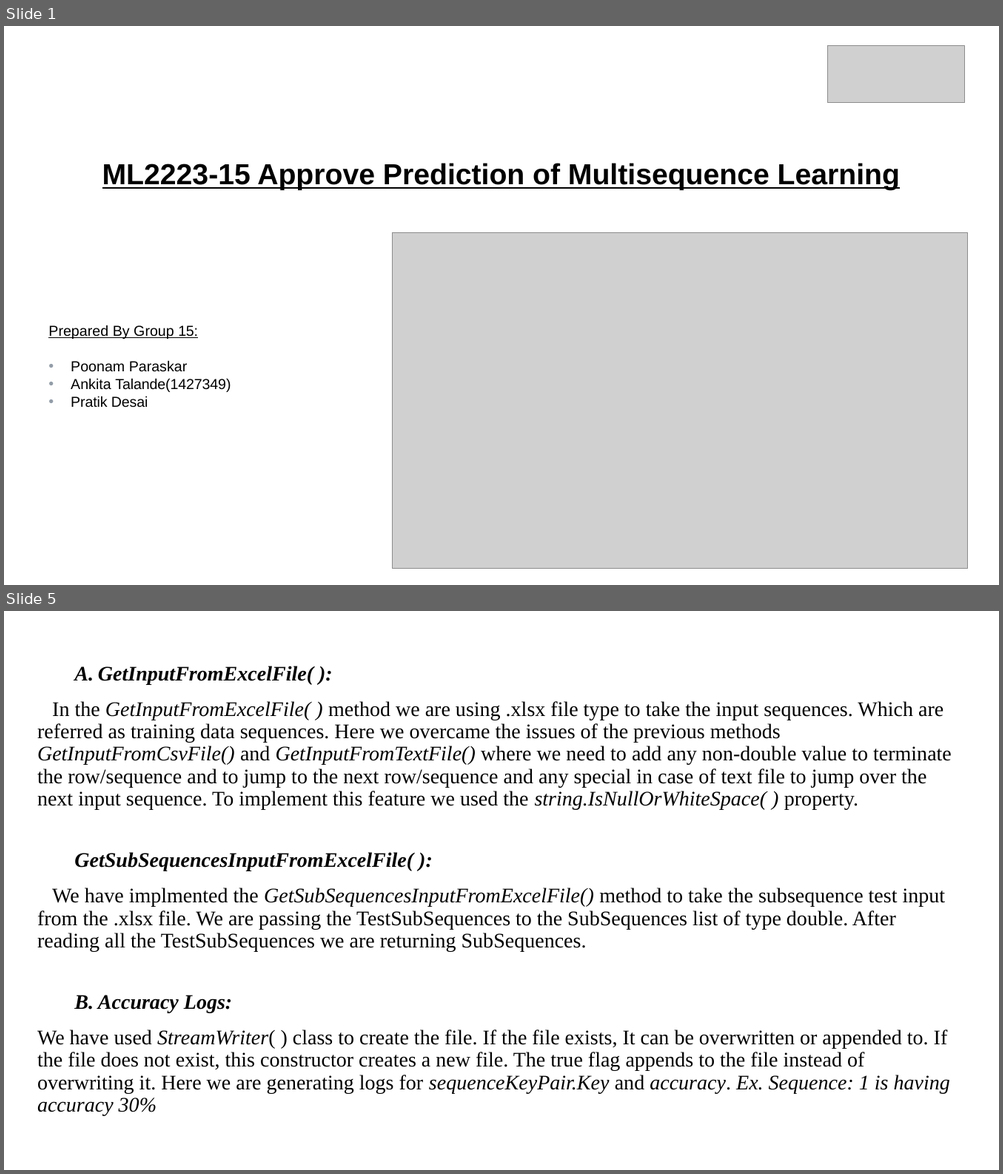
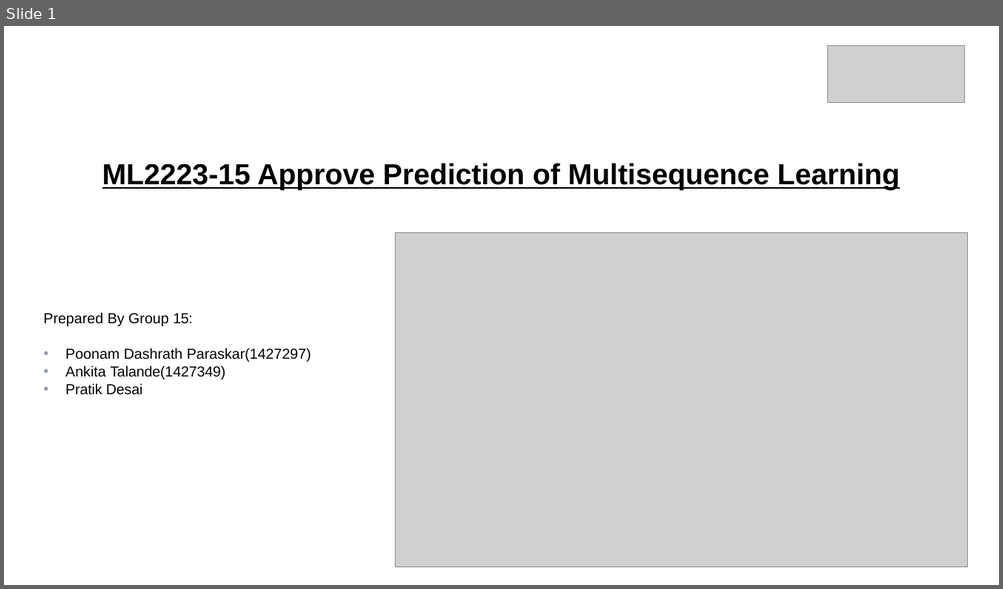
Before and after one commit to ddobric/neocortexapi, a slide deck: source/MySEProject/Documentation/ML2223_15 Approve Prediction of Multisequence Learning.pptx. Shown one above the other, each under a label of ours: slides 1 and 5 before the commit, slide 1 after it; the slides between them are not shown. The pictures are 1003x1174 and 1003x589 pixels, drawn with LibreOffice and Linux fonts; fonts in the diff are those of the drawing; grey boxes stand for pictures. Boxes give left, top, right and bottom in pixels: in the first picture for what was removed or moved away, otherwise in the second. Text is boxed around its words. In the diff, an @@ line names an element or a change of style, - is before the commit and + after.

Commit message:
Modified presentation and added Introduction, methodology, result and conclusion

```diff
--- a/source/MySEProject/Documentation/ML2223_15 Approve Prediction of Multisequence Learning.pptx
+++ b/source/MySEProject/Documentation/ML2223_15 Approve Prediction of Multisequence Learning.pptx
@@ slide 5 removed at (4, 611, 999, 1170), background #FFFFFF @@
@@ subtitle removed at (37, 666, 951, 1116) @@
-  A. GetInputFromExcelFile( ):
-In the GetInputFromExcelFile( ) method we are using .xlsx file type to take the input sequences. Which are referred as training data sequences. Here we overcame the issues of the previous methods GetInputFromCsvFile() and GetInputFromTextFile() where we need to add any non-double value to terminate the row/sequence and to jump to the next row/sequence and any special in case of text file to jump over the next input sequence. To implement this feature we used the string.IsNullOrWhiteSpace( ) property.
-  GetSubSequencesInputFromExcelFile( ):
-We have implmented the GetSubSequencesInputFromExcelFile() method to take the subsequence test input from the .xlsx file. We are passing the TestSubSequences to the SubSequences list of type double. After reading all the TestSubSequences we are returning SubSequences.
-  A. Accuracy Logs:
-We have used StreamWriter( ) class to create the file. If the file exists, It can be overwritten or appended to. If the file does not exist, this constructor creates a new file. The true flag appends to the file instead of overwriting it. Here we are generating logs for sequenceKeyPair.Key and accuracy. Ex. Sequence: 1 is having accuracy 30%
@@ slide 1 changed as well @@
@@ picture: place and size @@
-picture at (392, 232, 967, 569)
+picture at (395, 232, 968, 568)
@@ subtitle "Prepared By Group 15:": place and size @@
-subtitle "Prepared By Group 15:" at (48, 325, 230, 408)
+subtitle "Prepared By Group 15:" at (43, 312, 311, 395)
@@ subtitle at (43, 312, 193, 326): underline off in "Prepared By Group 15:" @@
@@ subtitle at (65, 348, 311, 362): text changed @@
-• Poonam Paraskar
+• Poonam Dashrath Paraskar(1427297)
```
Also in this commit, not shown: 2 other slides changed, 9 slides added, 6 other slides removed.
